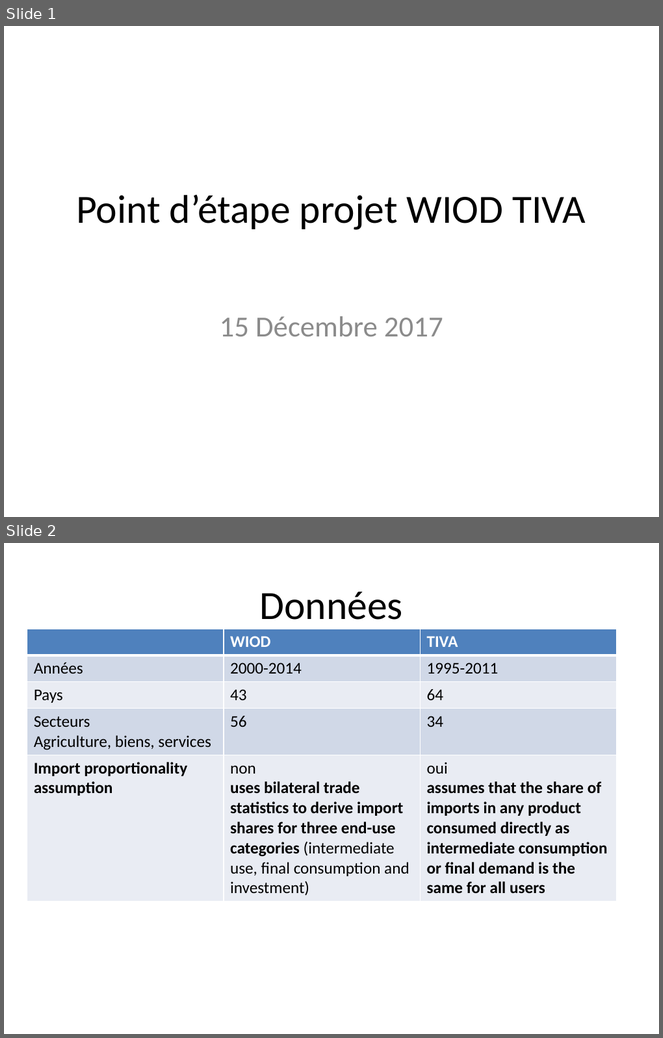
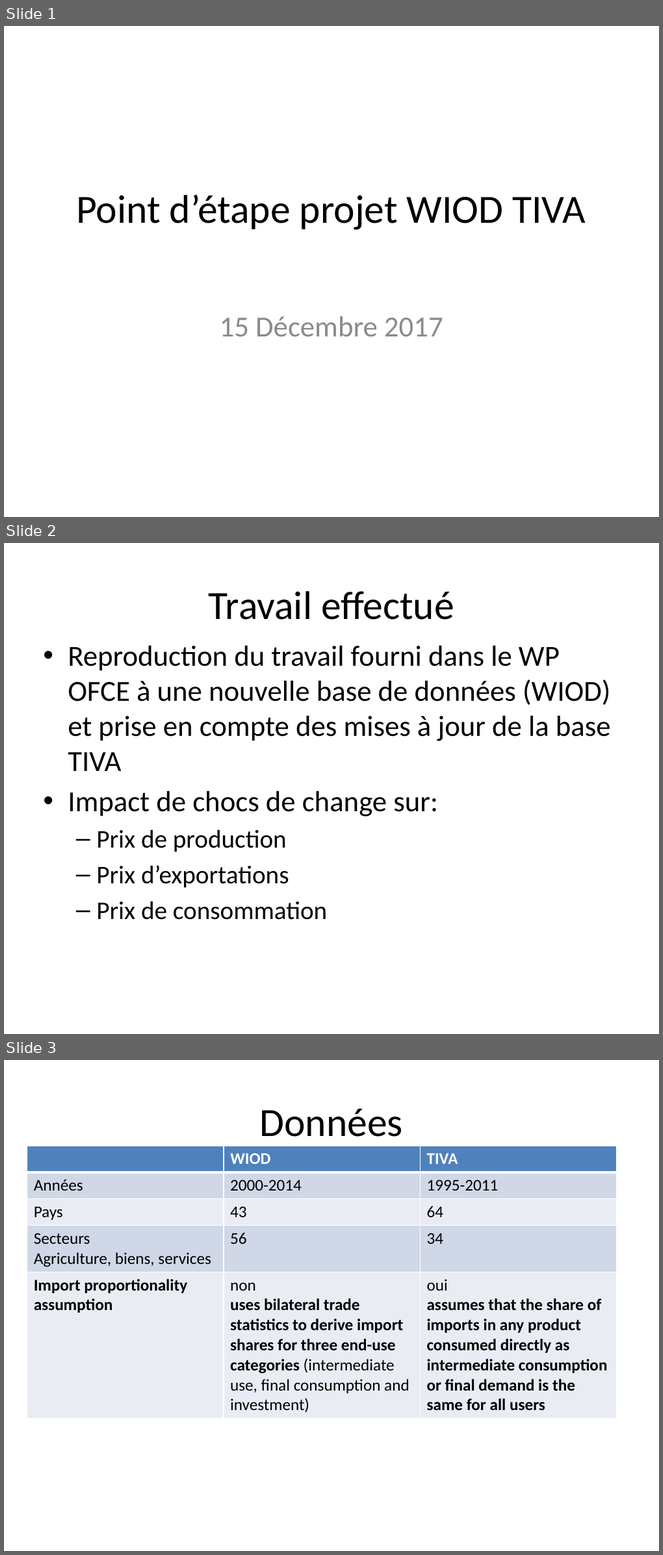
Before and after one commit to gdaudin/OFCE_CommerceVA, a slide deck: c17255-Point d’étape projet WIOD TIVA.pptx. Shown one above the other, each under a label of ours: slides 1 and 2 before the commit, slides 1, 2 and 3 after it. The pictures are 663x1038 and 663x1555 pixels, drawn with LibreOffice and Linux fonts; fonts in the diff are those of the drawing. Boxes give left, top, right and bottom in pixels: in the first picture for what was removed or moved away, otherwise in the second. Text is boxed around its words. In the diff, an @@ line names an element or a change of style, - is before the commit and + after.

```diff
--- a/c17255-Point d’étape projet WIOD TIVA.pptx
+++ b/c17255-Point d’étape projet WIOD TIVA.pptx
@@ slide 2 added at [4,543,659,1034], background #FFFFFF @@
@@ title added at [209,591,454,620], 44 pt, text #000000 @@
+Travail effectué
@@ text added at [68,646,611,920], 32 pt, text #000000 @@
+• Reproduction du travail fourni dans le WP OFCE à une nouvelle base de données (WIOD) et prise en compte des mises à jour de la base TIVA
+• Impact de chocs de change sur:
+  – Prix de production
+  – Prix d’exportations
+  – Prix de consommation
@@ what was slide 2 is now slide 3 @@
```
Also in this commit, not shown: 1 other slide added.
